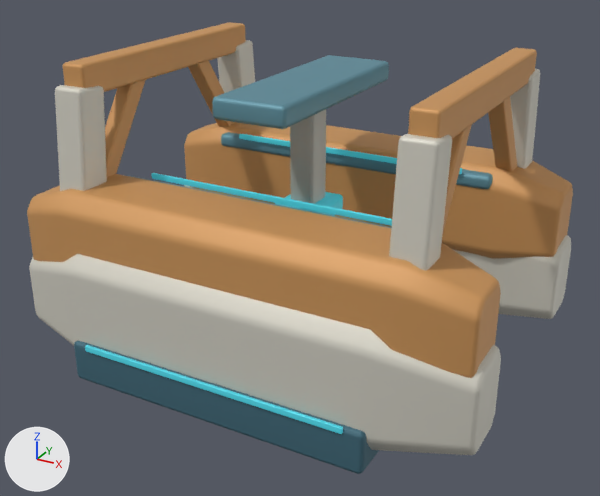
Renders of the glTF model space-battleship/assets/planets/facilities_v6/equipment.glb from each side of a commit.
Camera for both pictures: a 50 mm lens placed at (1.96, -3.64, 2.14), pointed at (0.01, -0.1, 0.37). The axes (+X, +Y, +Z) are drawn at lower left. The lights are the same throughout. The older version comes first. Where no turn or scale is listed for an object, it has been applied to the vertices.

In view in the first picture: 'Continuous dark lower course', 'Continuous manufacturing side girder', 'Continuous manufacturing side girder.001', 'Downward work tool', 'Inclined portal load leg', 'Inclined portal load leg.002', 'Inner running rail.001', 'Open portal overhead truss', 'Open portal overhead truss.001', 'Shared-ring pressure haunch', 'Shared-ring pressure haunch.001', 'Sliding bridge' and 11 more.
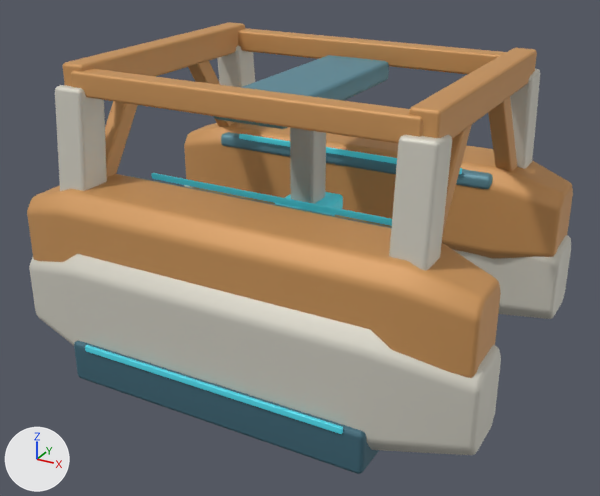
Diff of the bpy script that builds the scene:
```diff
--- a/space-battleship/assets/planets/facilities_v6/equipment.glb.py
+++ b/space-battleship/assets/planets/facilities_v6/equipment.glb.py
@@ me_cube_009_1 @@
+me_cube_009_1.from_pydata(...)  # 56 vertices, 108 faces; spans x -0.88..0.88, y -0.06..0.06, z -0.06..0.06
+me_cube_009_1.materials.append(mat_v6_work)  # orange #d0995d
@@ ob_longitudinal_portal_tension_beam_001 @@
+ob_longitudinal_portal_tension_beam_001 = bpy.data.objects.new('Longitudinal portal tension beam.001', me_cube_009_1)
+ob_longitudinal_portal_tension_beam_001.location = (0.0, 0.68, 1.27)
@@ ob_longitudinal_portal_tension_beam @@
+ob_longitudinal_portal_tension_beam = bpy.data.objects.new('Longitudinal portal tension beam', me_cube_009_1.copy())
+ob_longitudinal_portal_tension_beam.location = (0.0, -0.68, 1.27)
```

Where the change shows, as pixel boxes [x1, y1, x2, y2] in the pictures (600 x 496 px):
'Longitudinal portal tension beam', added (orange)
    after: [71, 69, 423, 144]
'Longitudinal portal tension beam.001', added (orange)
    after: [238, 28, 506, 75]
